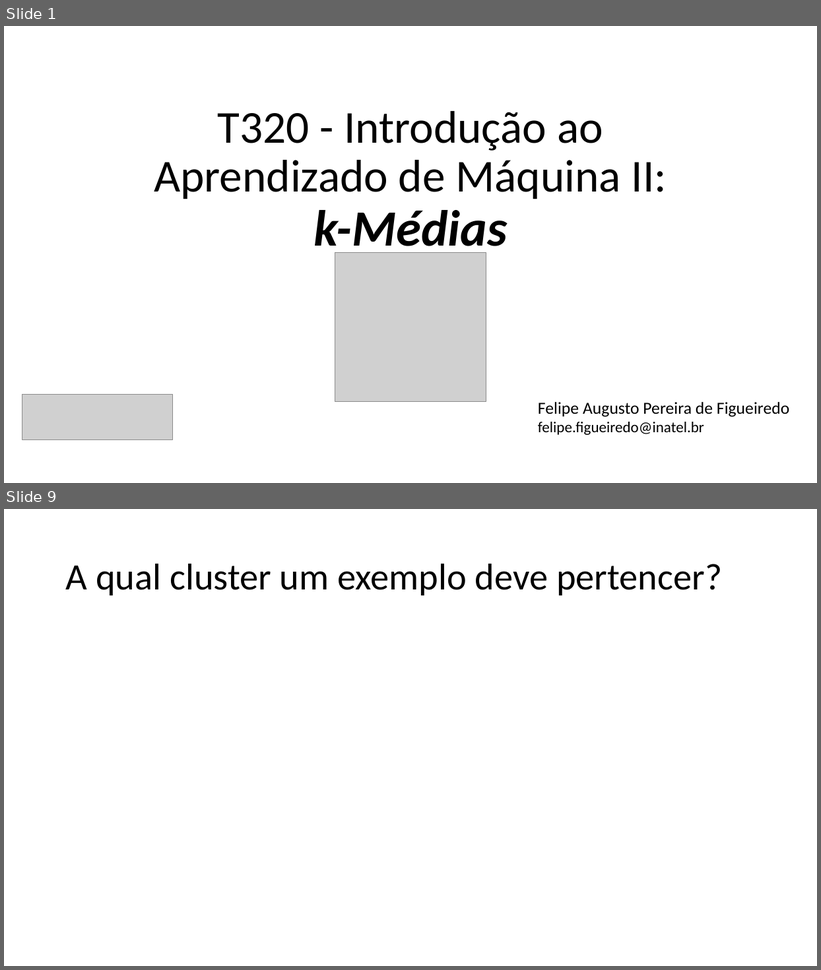
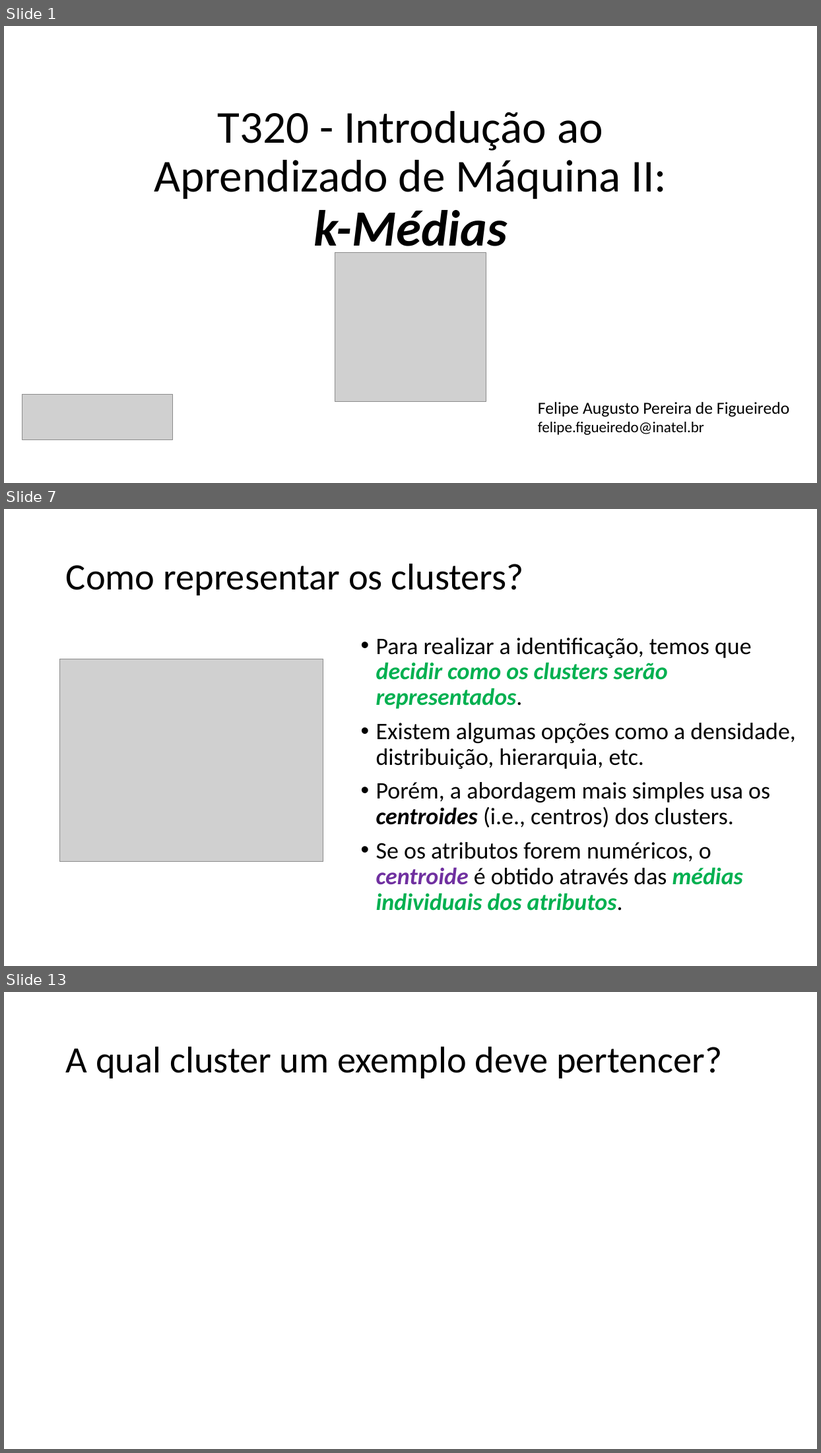
Before and after one commit to zz4fap/t320_aprendizado_de_maquina, a slide deck: slides/T320_kMeans.pptx. Shown one above the other, each under a label of ours: slides 1 and 9 before the commit, slides 1, 7 and 13 after it; the slides between them are not shown. The pictures are 821x970 and 821x1453 pixels, drawn with LibreOffice and Linux fonts; fonts in the diff are those of the drawing; grey boxes stand for pictures. Boxes give left, top, right and bottom in pixels: in the first picture for what was removed or moved away, otherwise in the second. Text is boxed around its words. In the diff, an @@ line names an element or a change of style, - is before the commit and + after.

```diff
--- a/slides/T320_kMeans.pptx
+++ b/slides/T320_kMeans.pptx
@@ slide 7 added at <box>4,509,817,966</box>, background #FFFFFF @@
@@ title added at <box>66,563,524,595</box>, 44 pt, text #000000 @@
+Como representar os clusters?
@@ text added at <box>376,638,796,911</box>, 28 pt, text #000000 @@
+• Para realizar a identificação, temos que decidir como os clusters serão representados.
+• Existem algumas opções como a densidade, distribuição, hierarquia, etc.
+• Porém, a abordagem mais simples usa os centroides (i.e., centros) dos clusters.
+• Se os atributos forem numéricos, o centroide é obtido através das médias individuais dos atributos.
@@ picture added at <box>60,659,323,861</box> @@
@@ what was slide 9 is now slide 13 @@
```
Also in this commit, not shown: 10 slides changed, 4 other slides added, 2 other files.
